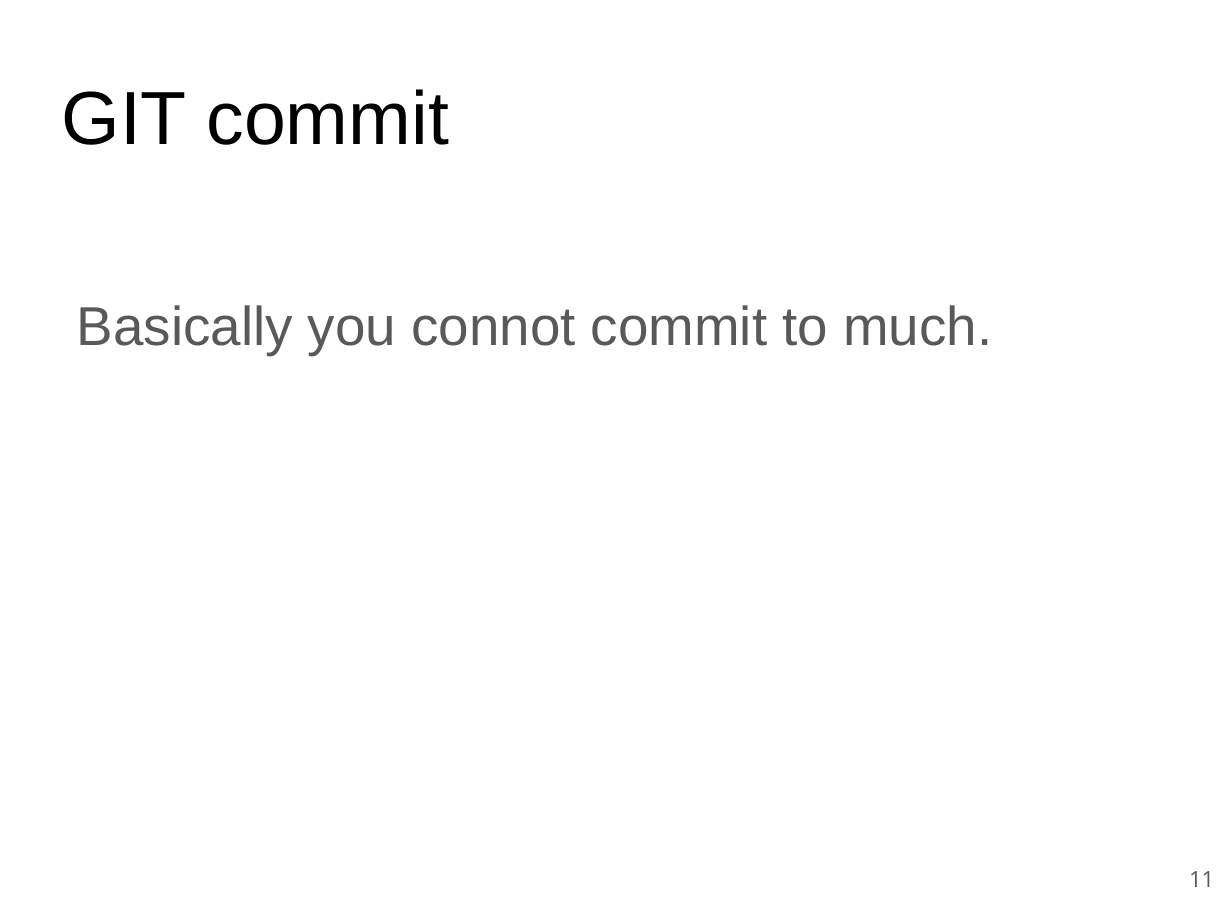
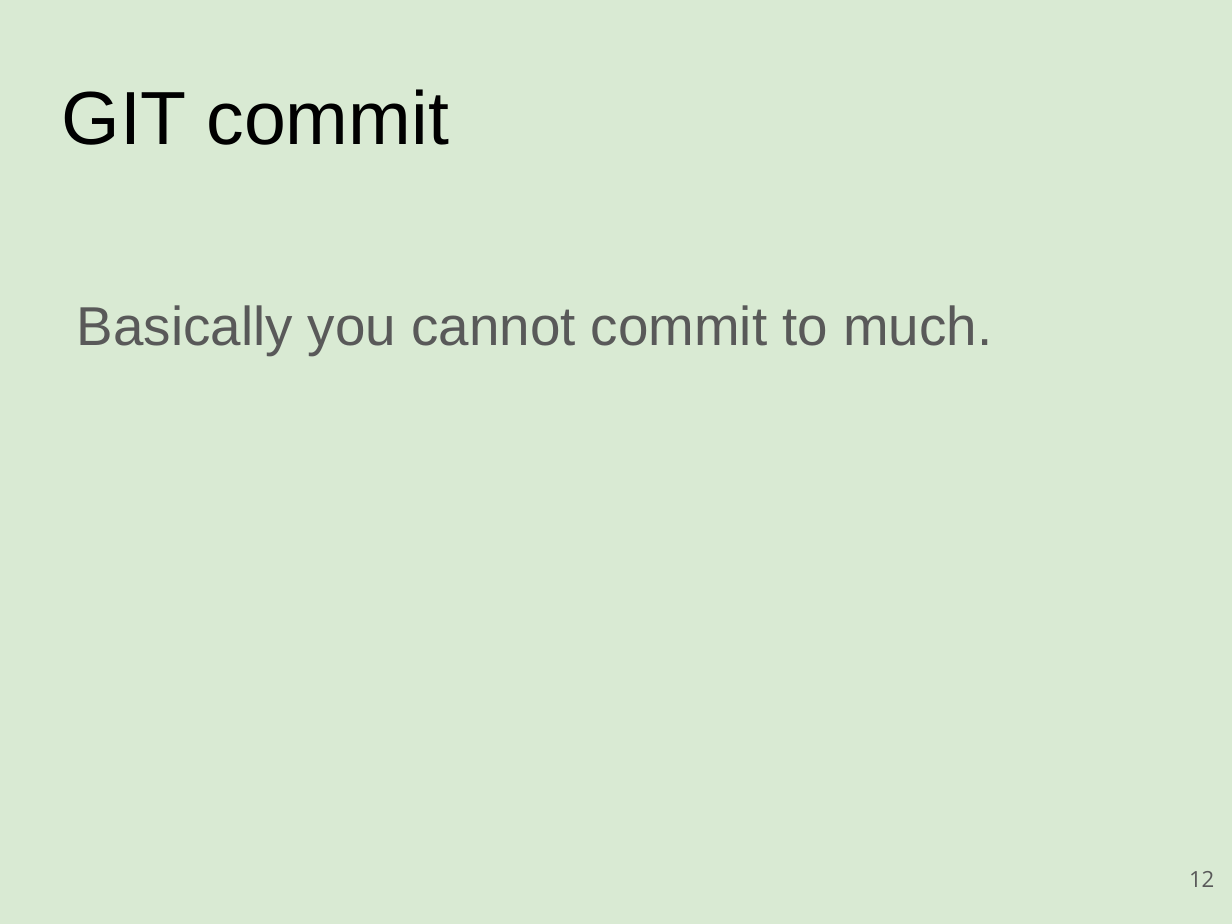
Before and after one commit to rickvek/Workshop-GIT, a slide deck: slide 12 of Git-Workshop.odp (slide 11 before the commit). Drawn at 1232x924 pixels with LibreOffice and Linux fonts; fonts in the diff are those of the drawing. Boxes give left, top, right and bottom in pixels: in the first picture for what was removed or moved away, otherwise in the second. Text is boxed around its words. In the diff, an @@ line names an element or a change of style, - is before the commit and + after.

```diff
--- a/Git-Workshop.odp
+++ b/Git-Workshop.odp
@@ background #FFFFFF to #D9EAD3 @@
@@ text at (77, 305, 992, 355): text changed @@
-Basically you connot commit to much.
+Basically you cannot commit to much.
@@ page number at (1189, 871, 1214, 887): text changed @@
-11
+12
```
Also in this commit, not shown: 34 other slides changed, 1 slide added.
